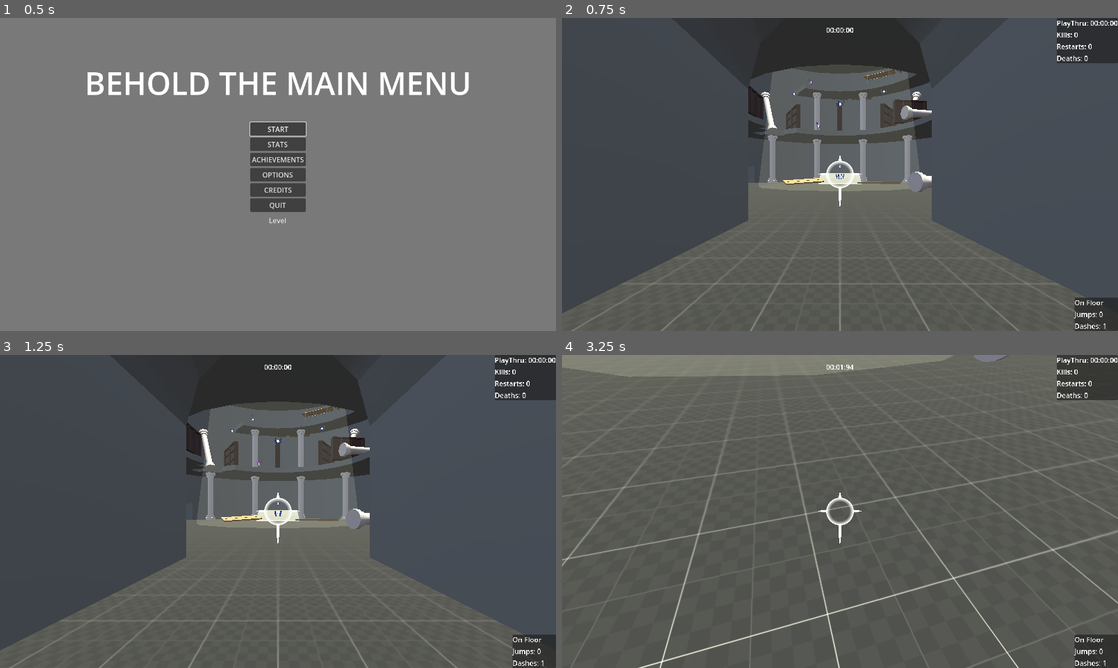
Above: before the commit, frames 1-4 (two rows, left to right).
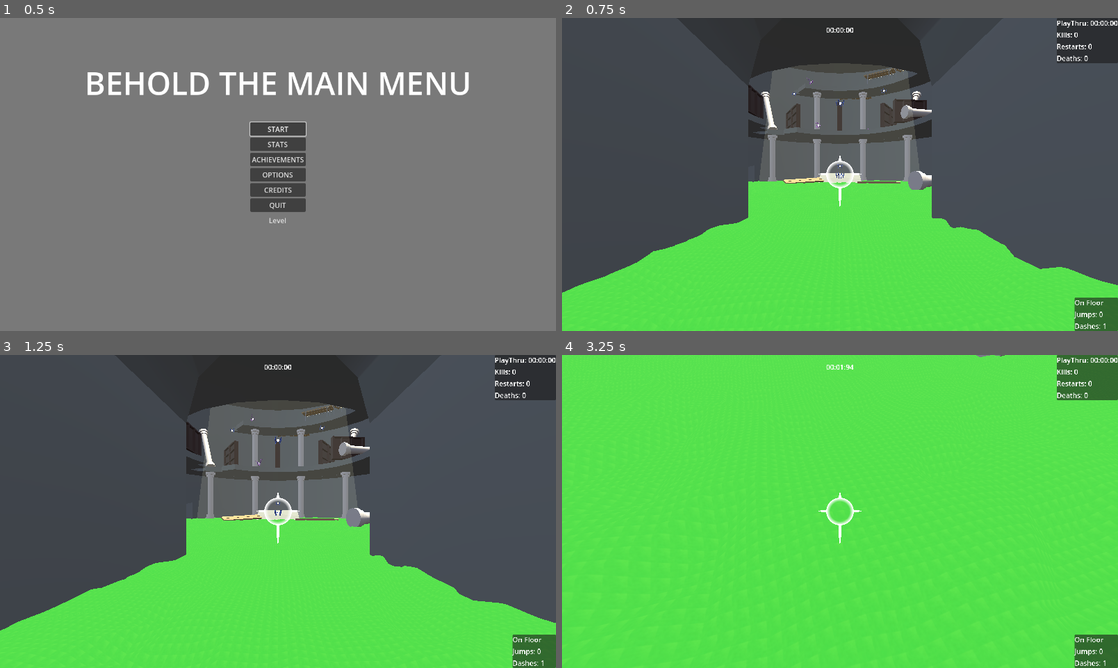
Above: after the commit, the same moments.

Repository: lucasrumney94/GodotGoneWild
Game: Godot game, scene res://Main/main_menu.tscn
The game is run twice, just before and just after one commit, with the same random seed, the same clock (stepped at 60 frames per second) and the same inputs. The engine's default icon, where the game draws it, is replaced by a stand-in: a white triangle on a blue panel in a dark square. A sky picture missing from this copy of the repository is replaced by a grey-blue gradient.
Inputs (mouse positions are in pixels of both pictures, inside the frame that each line leads up to):
- Up to frame 1 (0.5 s): no input
- Up to frame 2 (0.75 s): click "START" at 0.5 s
- Up to frame 3 (1.25 s): no input
- Up to frame 4 (3.25 s): move the mouse to (867, 511) at 1.27 s; hold W (move_forward) from 1.28 s (still down); click (867, 511) at 1.35 s; tap Space (jump) at 1.52, 2.27 s; move the mouse to (812, 511) at 2.02 s; right-click (812, 511) at 2.1 s; move the mouse to (851, 505) at 2.77 s; click (851, 505) at 2.85 s

Frame 1 is identical in both runs. In frame 2, 33% of the frame differs, in the area x 0-100%, y 8-100%; in frame 3, 33%; in frame 4, 100%, in the area x 0-100%, y 0-100%.

Commit message:
add funky grass to stage 1

Diff:
--- a/godot-wild-tower/Main/Stages/stage_1.tscn
+++ b/godot-wild-tower/Main/Stages/stage_1.tscn
@@ -14,6 +14,7 @@
 [ext_resource type="PackedScene" path="res://Objects/Environment/Models/bookcase.tscn" id="11_fqk5l"]
 [ext_resource type="PackedScene" path="res://Objects/Environment/Models/scaffold_support.tscn" id="12_bf34w"]
 [ext_resource type="PackedScene" path="res://Objects/Environment/Models/scaffolding_plank.tscn" id="13_lt5jr"]
+[ext_resource type="PackedScene" uid="uid://b1cwlbpp2jlfk" path="res://Terrain/GrassTest.tscn" id="15_ycxwn"]
 
 [sub_resource type="PanoramaSkyMaterial" id="PanoramaSkyMaterial_asy3g"]
 panorama = ExtResource("3_08bbj")
@@ -74,7 +75,7 @@
 transform = Transform3D(2, 0, 0, 0, 2, 0, 0, 0, 2, 0, -0.5, 0)
 material_override = ExtResource("5_vivna")
 use_collision = true
-size = Vector3(50, 0.5, 50)
+size = Vector3(50, 0.4, 50)
 material = ExtResource("6_t6ra6")
 
 [node name="FinishArea" parent="." instance=ExtResource("8_xhnku")]
@@ -827,3 +828,6 @@
 radius = 22.0
 height = 11.0
 sides = 28
+
+[node name="Grass" parent="." instance=ExtResource("15_ycxwn")]
+transform = Transform3D(1, 0, 0, 0, 1, 0, 0, 0, 1, 0, -0.09, 0)
--- a/godot-wild-tower/Terrain/3DShaderTest.tscn
+++ b/godot-wild-tower/Terrain/3DShaderTest.tscn
@@ -22,6 +22,7 @@
 render_priority = 0
 shader = ExtResource("1_bea7v")
 shader_parameter/height_scale = 0.5
+shader_parameter/alpha = 0.2
 shader_parameter/noise = SubResource("NoiseTexture2D_i5yfj")
 shader_parameter/normalmap = SubResource("NoiseTexture2D_4lotq")
 
--- /dev/null
+++ b/godot-wild-tower/Terrain/Grass.gdshader
@@ -0,0 +1,22 @@
+shader_type spatial;
+
+uniform float height_scale = 1.5;
+uniform float alpha = .2;
+uniform sampler2D noise;
+uniform sampler2D normalmap;
+uniform sampler2D albedo;
+
+varying vec2 tex_position;
+
+void vertex() {
+  tex_position = (VERTEX.xz*30. + vec2(sin(TIME*1.1)/20., cos(TIME/21.)/20.)) / 3.0 + 0.5;
+  float height = texture(noise, tex_position).x;
+  if(height<0.4) height=0.;
+  VERTEX.y += height * height_scale;
+}
+
+void fragment() {
+  NORMAL_MAP = texture(normalmap, tex_position).xyz;
+  ALBEDO = texture(albedo, tex_position).rgb + texture(noise,tex_position/3.).rgb/50.;
+  ALPHA = 1.0;
+}
--- /dev/null
+++ b/godot-wild-tower/Terrain/GrassTest.tscn
@@ -0,0 +1,58 @@
+[gd_scene load_steps=12 format=3 uid="uid://b1cwlbpp2jlfk"]
+
+[ext_resource type="Shader" path="res://Terrain/Grass.gdshader" id="1_mhxwr"]
+[ext_resource type="Script" path="res://Terrain/setHeightScale.gd" id="2_jju6w"]
+
+[sub_resource type="Gradient" id="Gradient_7ks6a"]
+offsets = PackedFloat32Array(0, 0.0915493, 1)
+colors = PackedColorArray(0.312982, 0.309437, 0, 1, 0.3234, 0.66, 0.2112, 1, 0.0104, 0.52, 0.120813, 1)
+
+[sub_resource type="FastNoiseLite" id="FastNoiseLite_lfgtp"]
+noise_type = 3
+frequency = 0.0005
+
+[sub_resource type="NoiseTexture2D" id="NoiseTexture2D_rexij"]
+generate_mipmaps = false
+seamless = true
+normalize = false
+color_ramp = SubResource("Gradient_7ks6a")
+noise = SubResource("FastNoiseLite_lfgtp")
+
+[sub_resource type="FastNoiseLite" id="FastNoiseLite_ahklc"]
+noise_type = 3
+frequency = 0.0344
+
+[sub_resource type="NoiseTexture2D" id="NoiseTexture2D_i5yfj"]
+seamless = true
+seamless_blend_skirt = 0.547
+noise = SubResource("FastNoiseLite_ahklc")
+
+[sub_resource type="FastNoiseLite" id="FastNoiseLite_h531b"]
+noise_type = 3
+frequency = 0.0344
+
+[sub_resource type="NoiseTexture2D" id="NoiseTexture2D_4lotq"]
+as_normal_map = true
+noise = SubResource("FastNoiseLite_h531b")
+
+[sub_resource type="ShaderMaterial" id="ShaderMaterial_6o0o7"]
+render_priority = 0
+shader = ExtResource("1_mhxwr")
+shader_parameter/height_scale = 3.1
+shader_parameter/alpha = 1.0
+shader_parameter/noise = SubResource("NoiseTexture2D_i5yfj")
+shader_parameter/normalmap = SubResource("NoiseTexture2D_4lotq")
+shader_parameter/albedo = SubResource("NoiseTexture2D_rexij")
+
+[sub_resource type="PlaneMesh" id="PlaneMesh_x1oxw"]
+material = SubResource("ShaderMaterial_6o0o7")
+size = Vector2(100, 100)
+subdivide_width = 250
+subdivide_depth = 250
+
+[node name="Grass" type="Node3D"]
+
+[node name="MeshInstance3D" type="MeshInstance3D" parent="."]
+transform = Transform3D(1, 0, 0, 0, 1, 0, 0, 0, 1, -0.00551146, -0.00348878, 0.0371893)
+mesh = SubResource("PlaneMesh_x1oxw")
+script = ExtResource("2_jju6w")
Not shown: 1 places in godot-wild-tower/Main/Stages/stage_1.tscn that only renumber resources
Not shown, changed: godot-wild-tower/Main/Stages/stage_1_no_csg.tscn
